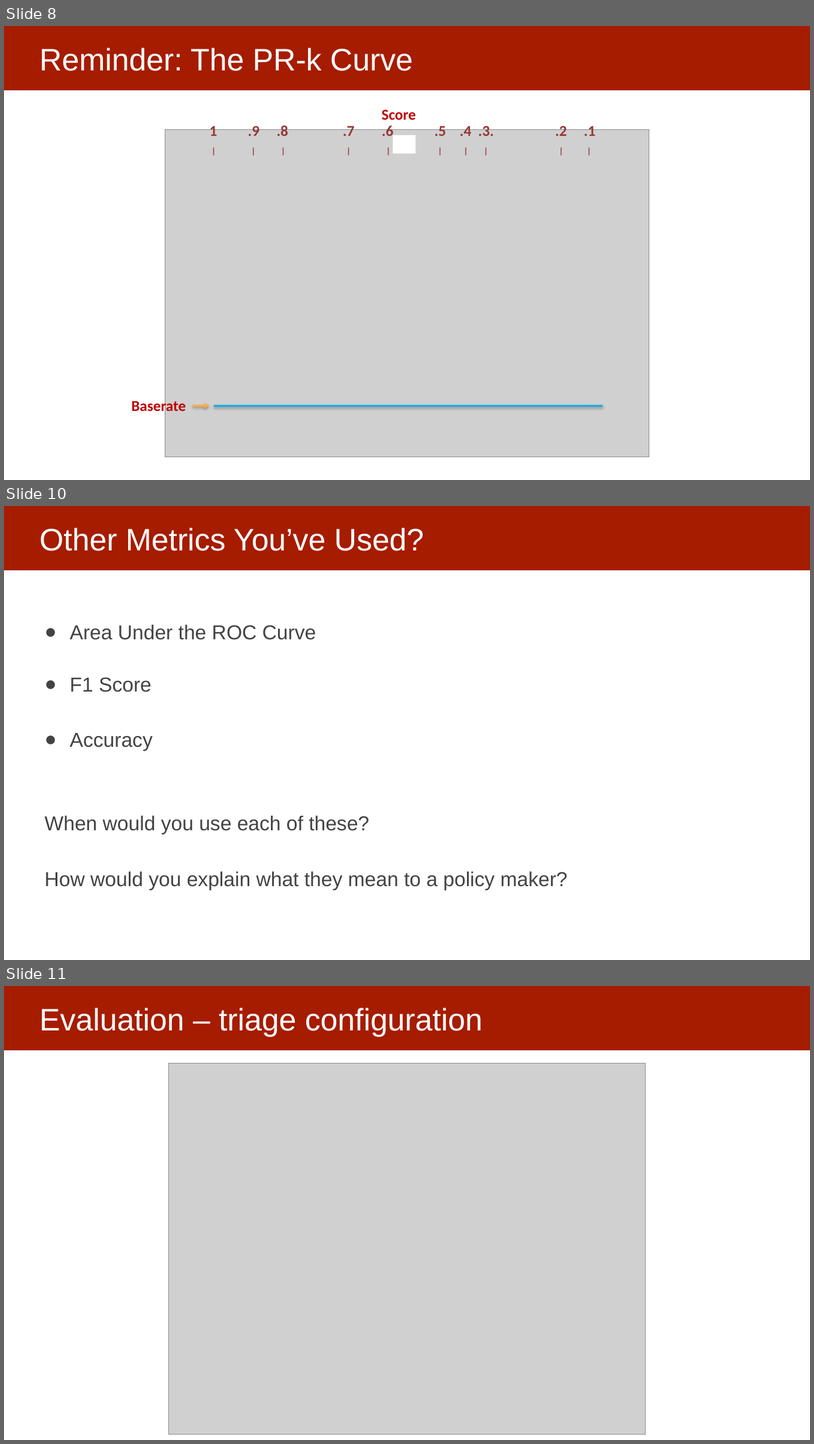
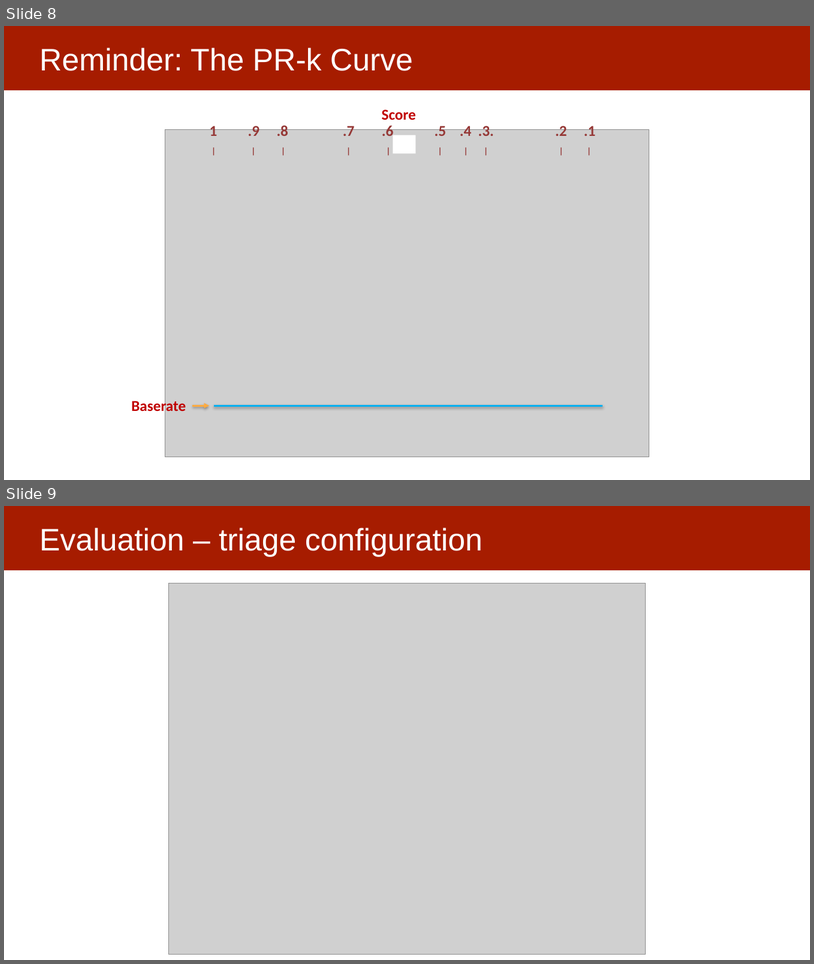
Before and after one commit to dssg/mlforpublicpolicylab, a slide deck: Lectures/11-model-selection-and-validation-part-2.pptx. Shown one above the other, each under a label of ours: slides 8, 10 and 11 before the commit, slides 8 and 9 after it; the slides between them are not shown. The pictures are 814x1444 and 814x964 pixels, drawn with LibreOffice and Linux fonts; fonts in the diff are those of the drawing; grey boxes stand for pictures. Boxes give left, top, right and bottom in pixels: in the first picture for what was removed or moved away, otherwise in the second. Text is boxed around its words. In the diff, an @@ line names an element or a change of style, - is before the commit and + after.

```diff
--- a/Lectures/11-model-selection-and-validation-part-2.pptx
+++ b/Lectures/11-model-selection-and-validation-part-2.pptx
@@ slide 10 removed at (4, 506, 810, 960), background #FFFFFF; not listed: 1 template element that a slide beside it also shows @@
@@ title removed at (39, 528, 425, 551) @@
-Other Metrics You’ve Used?
@@ text removed at (45, 624, 568, 890) @@
-● Area Under the ROC Curve
-● F1 Score
-● Accuracy
-When would you use each of these?
-How would you explain what they mean to a policy maker?
@@ what was slide 11 is now slide 9 @@
```
Also in this commit, not shown: 9 slides changed, 3 slides added, 9 other slides removed.
